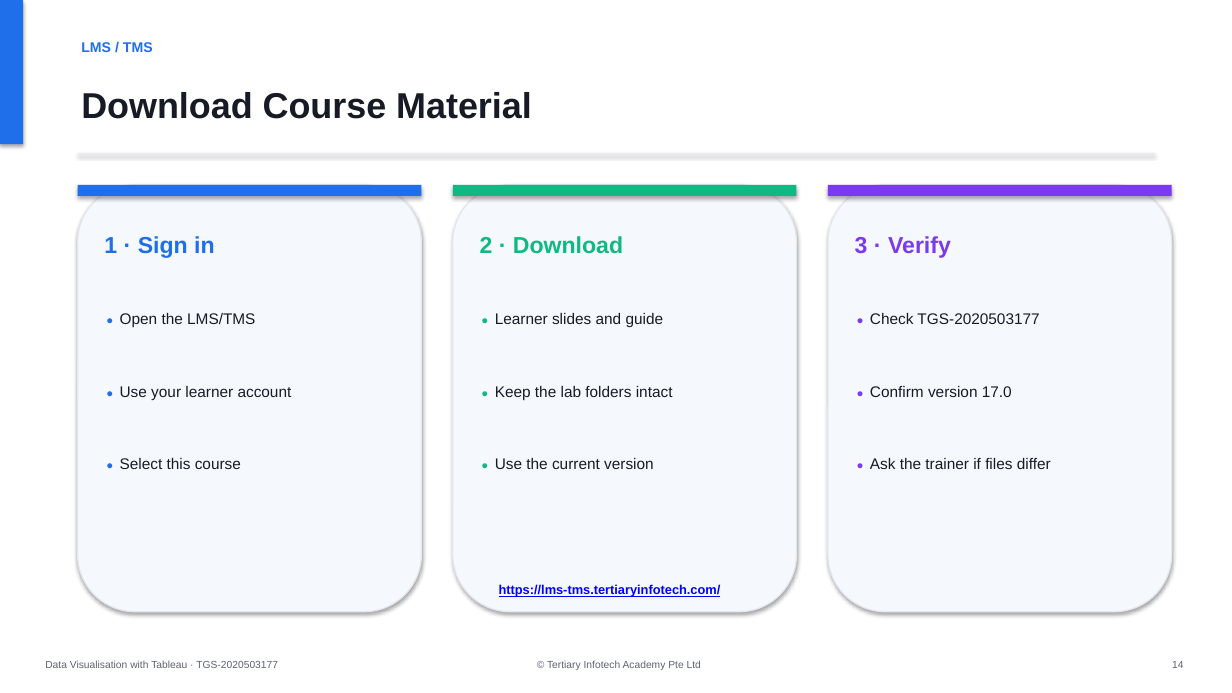
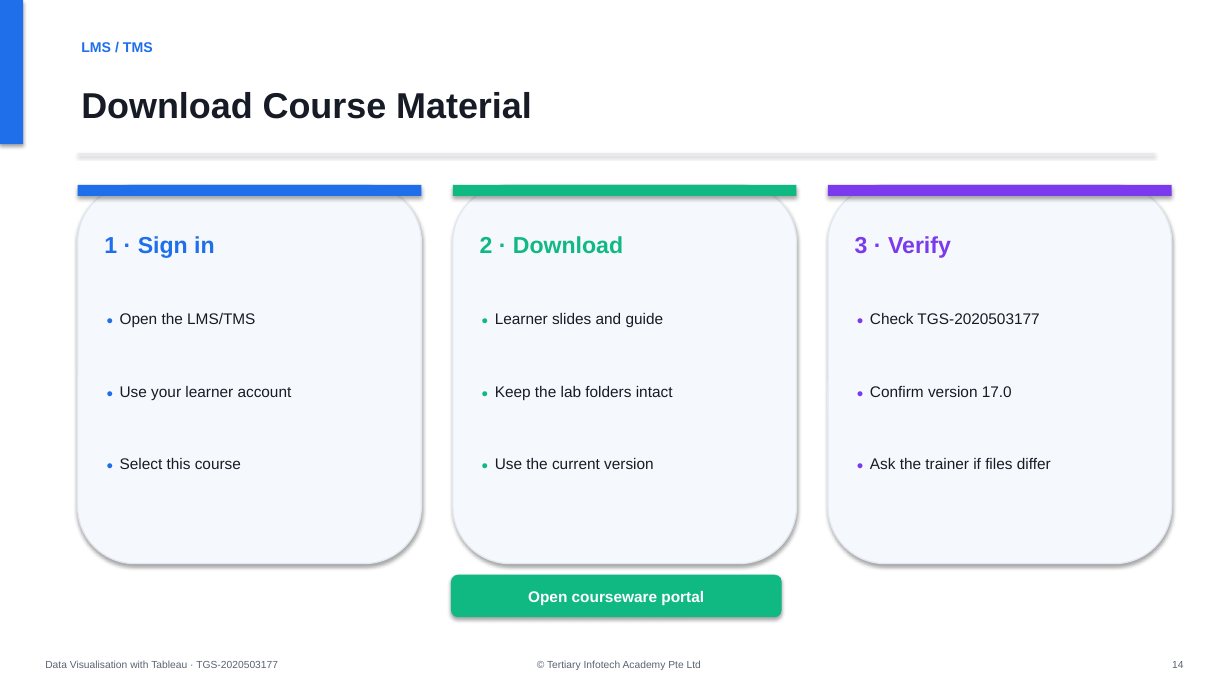
Before and after one commit to tertiarycourses/TGS-2020503177-Data-Visualisation-with-Tableau, a slide deck: slide 15 of courseware/Data-Visualisation-with-Tableau-v17.0.pptx. Drawn at 1232x693 pixels with LibreOffice and Linux fonts; fonts in the diff are those of the drawing. Boxes give left, top, right and bottom in pixels: in the first picture for what was removed or moved away, otherwise in the second. Text is boxed around its words. In the diff, an @@ line names an element or a change of style, - is before the commit and + after.

Commit message:
fix: reposition courseware links

```diff
--- a/courseware/Data-Visualisation-with-Tableau-v17.0.pptx
+++ b/courseware/Data-Visualisation-with-Tableau-v17.0.pptx
@@ rounded rectangle: place and size @@
-rounded rectangle at [78,185,421,612]
+rounded rectangle at [78,185,421,564]
@@ rounded rectangle: place and size @@
-rounded rectangle at [453,185,797,612]
+rounded rectangle at [453,185,797,564]
@@ rounded rectangle: place and size @@
-rounded rectangle at [828,185,1172,612]
+rounded rectangle at [828,185,1172,564]
@@ rounded rectangle added at [451,575,782,617], fill #10B981, 12 pt, text #FFFFFF, bold @@
+Open courseware portal
@@ text removed at [499,584,721,597] @@
-https://lms-tms.tertiaryinfotech.com/
```
Also in this commit, not shown: 3 other slides changed, 1 other file.
